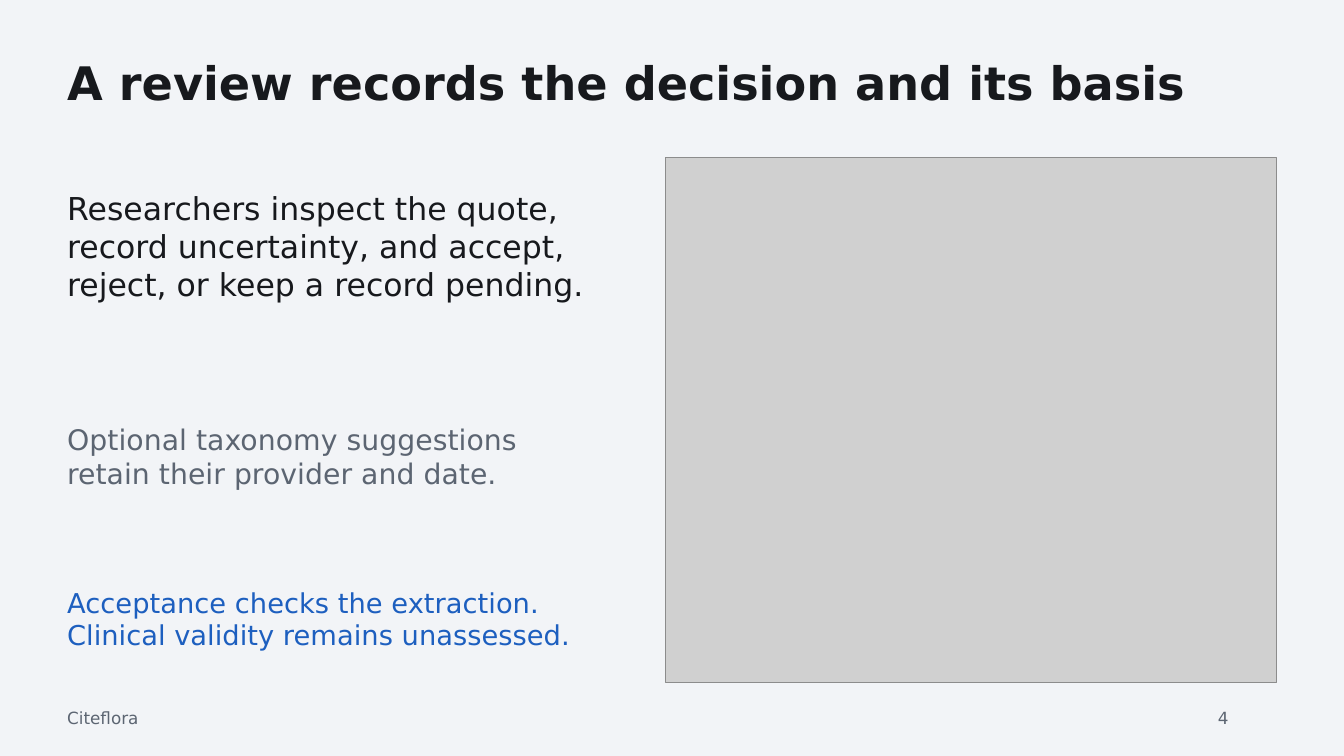
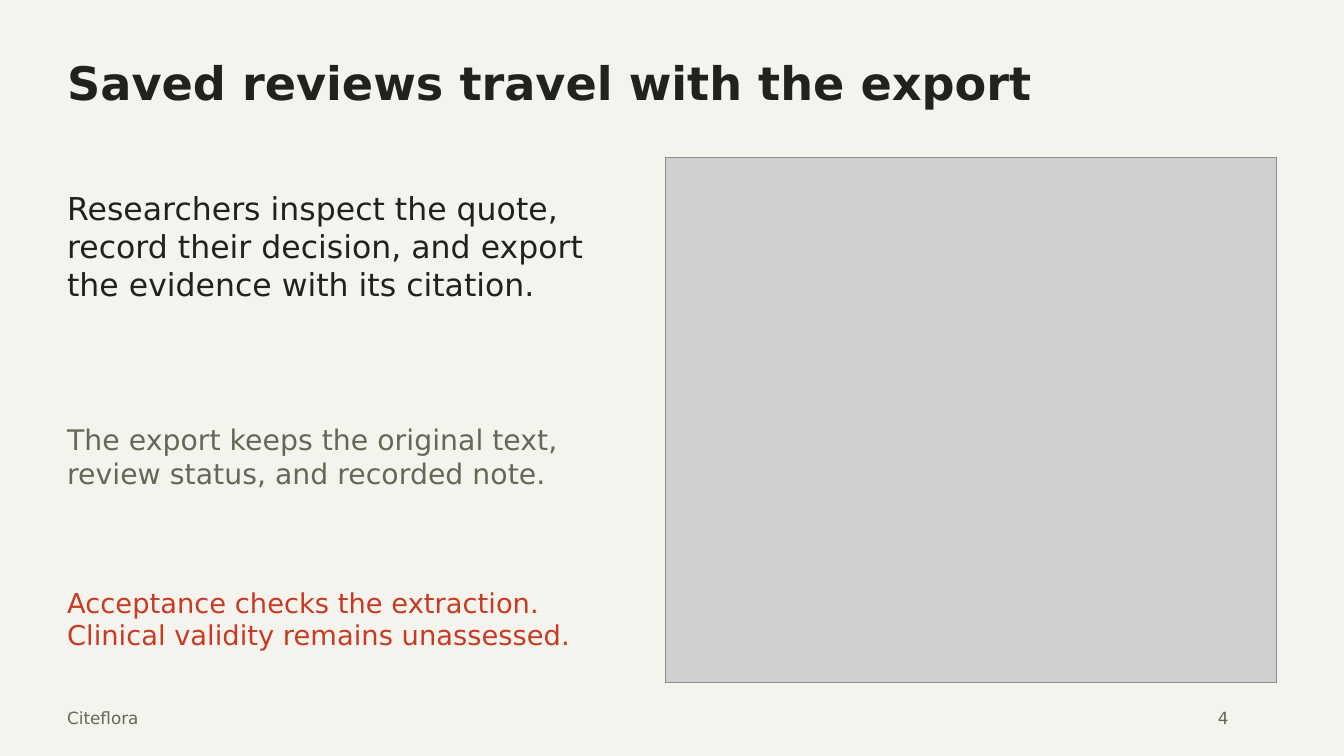
Before and after one commit to adeelfalaksher/citeflora, a slide deck: slide 4 of docs/pitch/Citeflora-Pitch.pptx. Drawn at 1344x756 pixels with LibreOffice and Linux fonts; fonts in the diff are those of the drawing; grey boxes stand for pictures. Boxes give left, top, right and bottom in pixels: in the first picture for what was removed or moved away, otherwise in the second. Text is boxed around its words. In the diff, an @@ line names an element or a change of style, - is before the commit and + after.

Commit message:
Publish verified guided workflow, refreshed pitch and cover, and stable dual-build checks

```diff
--- a/docs/pitch/Citeflora-Pitch.pptx
+++ b/docs/pitch/Citeflora-Pitch.pptx
@@ background #F2F4F7 to #F5F3ED @@
@@ text at [67, 65, 1032, 110]: text changed; text colour #17191D to #20221C @@
-A review records the decision and its basis
+Saved reviews travel with the export
@@ text at [67, 234, 583, 297]: text changed; text colour #17191D to #20221C @@
-record uncertainty, and accept,
-reject, or keep a record pending.
+record their decision, and export
+the evidence with its citation.
@@ text at [67, 428, 557, 488]: text changed; text colour #5C6572 to #626955 @@
-Optional taxonomy suggestions
-retain their provider and date.
+The export keeps the original text,
+review status, and recorded note.
@@ text "Acceptance checks the extraction." at [67, 592, 570, 651]: text colour #1D5FBF to #C63B24 @@
@@ text "Citeflora" at [67, 711, 138, 724]: text colour #5C6572 to #626955 @@
@@ text "4" at [1218, 712, 1229, 724]: text colour #5C6572 to #626955 @@
```
Also in this commit, not shown: 7 other slides changed, 13 other files.
